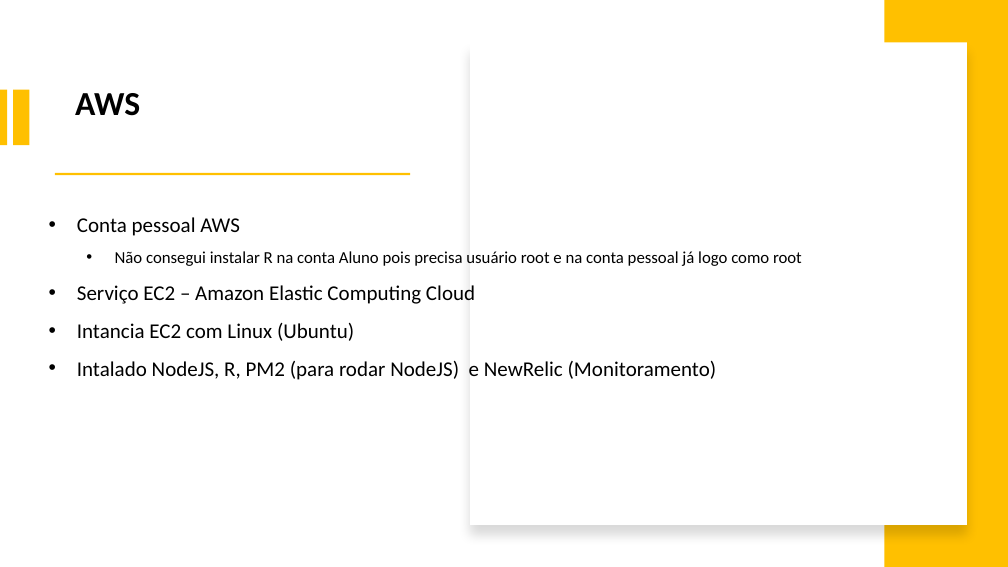
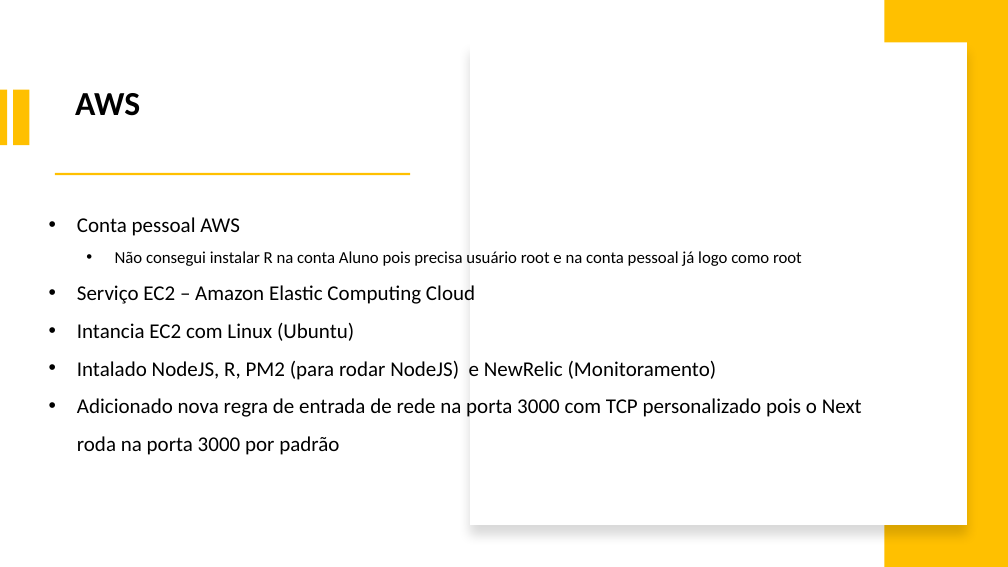
Before and after one commit to israeljmcarvalho/portfolioicarvalho, a slide deck: slide 9 of slides/Slides Portfólio Israel J. M. Carvalho.pptx. Drawn at 1008x567 pixels with LibreOffice and Linux fonts; fonts in the diff are those of the drawing. Boxes give left, top, right and bottom in pixels: in the first picture for what was removed or moved away, otherwise in the second. Text is boxed around its words. In the diff, an @@ line names an element or a change of style, - is before the commit and + after.

Commit message:
Update PPT Presentation

```diff
--- a/slides/Slides Portfólio Israel J. M. Carvalho.pptx
+++ b/slides/Slides Portfólio Israel J. M. Carvalho.pptx
@@ text at [77,398,862,455]: paragraph added @@
+    • Adicionado nova regra de entrada de rede na porta 3000 com TCP personalizado pois o Next roda na porta 3000 por padrão
```
